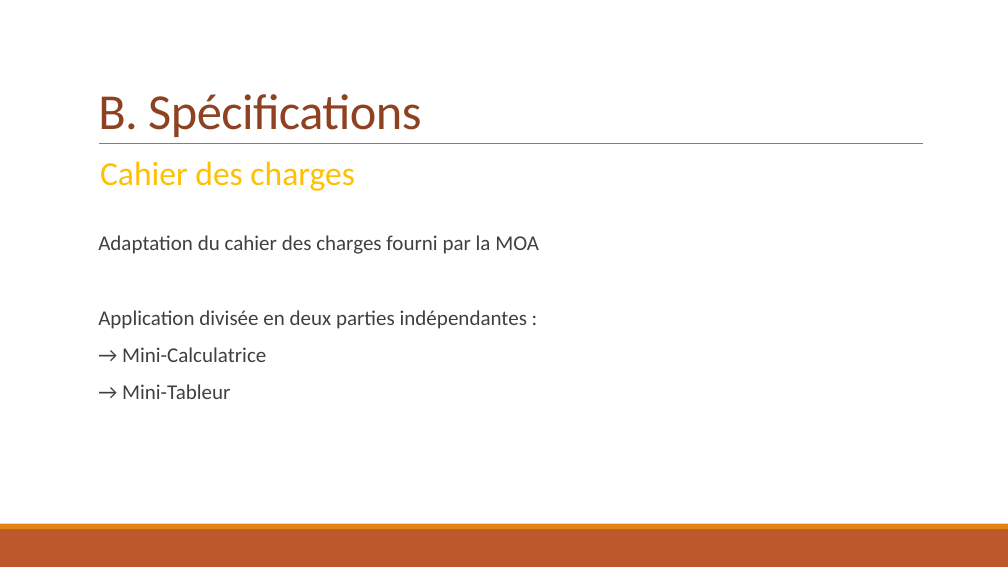
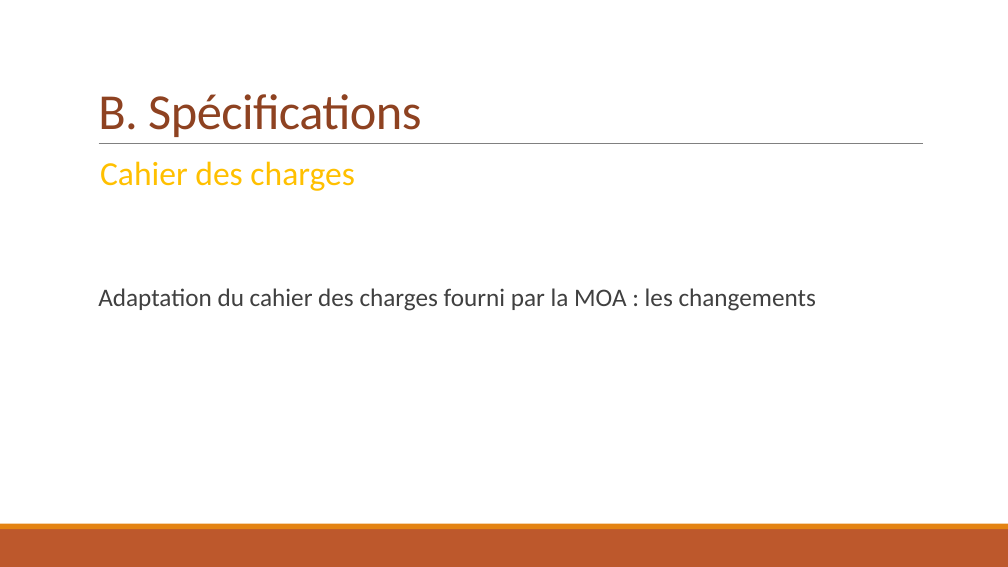
Before and after one commit to Vinvin2/Calculatrice, a slide deck: slide 9 of ProjetS2/Dossier-Manuel-Presentation/PresentationProjetS2.pptx. Drawn at 1008x567 pixels with LibreOffice and Linux fonts; fonts in the diff are those of the drawing. Boxes give left, top, right and bottom in pixels: in the first picture for what was removed or moved away, otherwise in the second. Text is boxed around its words. In the diff, an @@ line names an element or a change of style, - is before the commit and + after.

```diff
--- a/ProjetS2/Dossier-Manuel-Presentation/PresentationProjetS2.pptx
+++ b/ProjetS2/Dossier-Manuel-Presentation/PresentationProjetS2.pptx
@@ text at [98,288,816,311]: text changed; size 20 to 24 pt @@
-  Adaptation du cahier des charges fourni par la MOA
-  Application divisée en deux parties indépendantes :
-  → Mini-Calculatrice
-  → Mini-Tableur
+  Adaptation du cahier des charges fourni par la MOA : les changements
```
Also in this commit, not shown: 2 other slides changed, 13 slides removed, 1 other file.
